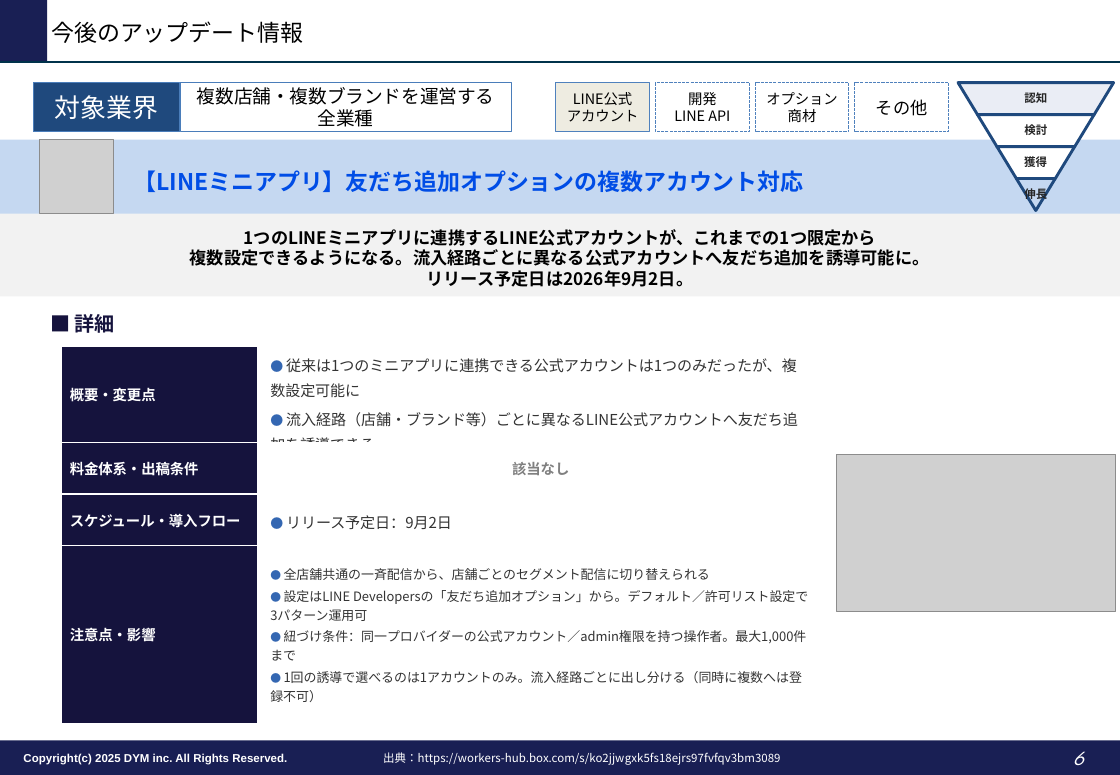
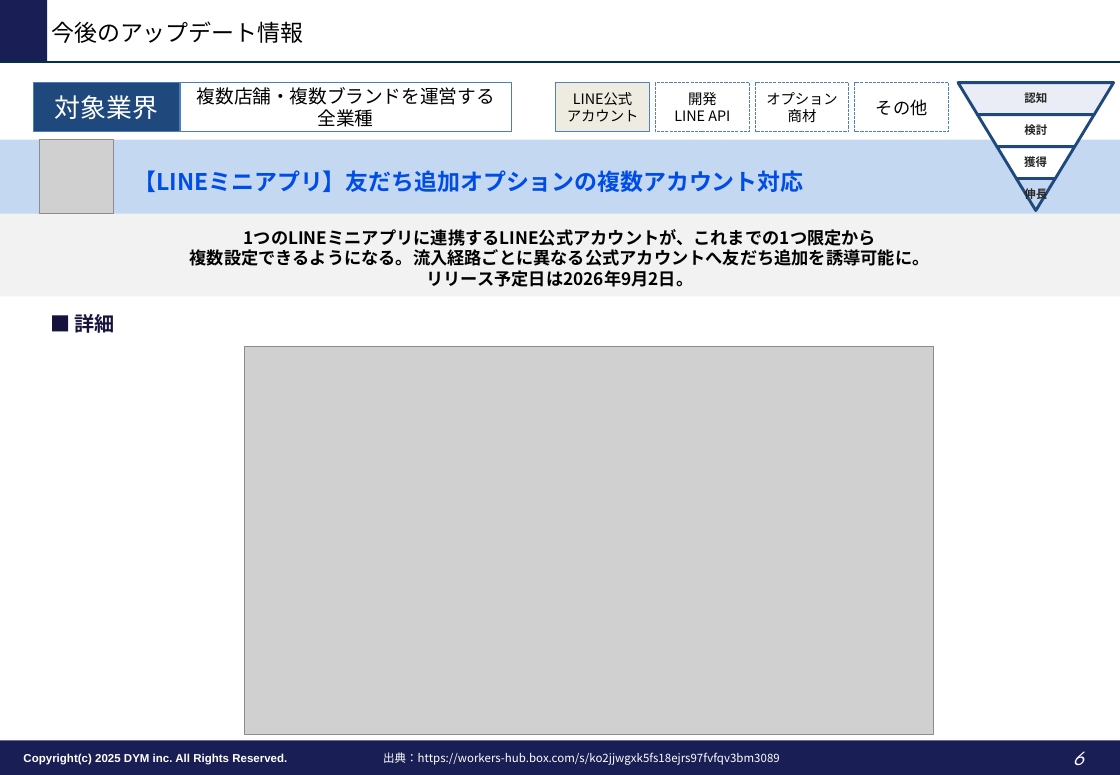
Before and after one commit to tonomura-r-dev/folder, a slide deck: slide 6 of LINEOA媒体最新情報_2026年9月トレンドレポート.pptx. Drawn at 1120x775 pixels with LibreOffice and Linux fonts; fonts in the diff are those of the drawing; grey boxes stand for pictures; background and template pictures are left out. Boxes give left, top, right and bottom in pixels: in the first picture for what was removed or moved away, otherwise in the second. Text is boxed around its words. In the diff, an @@ line names an element or a change of style, - is before the commit and + after.

```diff
--- a/LINEOA媒体最新情報_2026年9月トレンドレポート.pptx
+++ b/LINEOA媒体最新情報_2026年9月トレンドレポート.pptx
@@ table removed at (62, 347, 822, 720), 4 rows, 2 columns @@
-概要・変更点 | ● 従来は1つのミニアプリに連携できる公式アカウントは1つのみだったが、複数設定可能に / ● 流入経路（店舗・ブランド等）ごとに異なるLINE公式アカウントへ友だち追加を誘導できる
-料金体系・出稿条件 | 該当なし
-スケジュール・導入フロー | ● リリース予定日：9月2日
-注意点・影響 | ● 全店舗共通の一斉配信から、店舗ごとのセグメント配信に切り替えられる / ● 設定はLINE Developersの「友だち追加オプション」から。デフォルト／許可リスト設定で3パターン運用可 / ● 紐づけ条件：同一プロバイダーの公式アカウント／admin権限を持つ操作者。最大1,000件まで / ● 1回の誘導で選べるのは1アカウントのみ。流入経路ごとに出し分ける（同時に複数へは登録不可）
@@ picture: place and size @@
-picture at (838, 455, 1117, 612)
+picture at (244, 347, 933, 735)
```
Also in this commit, not shown: 5 other slides changed, 1 other file.
